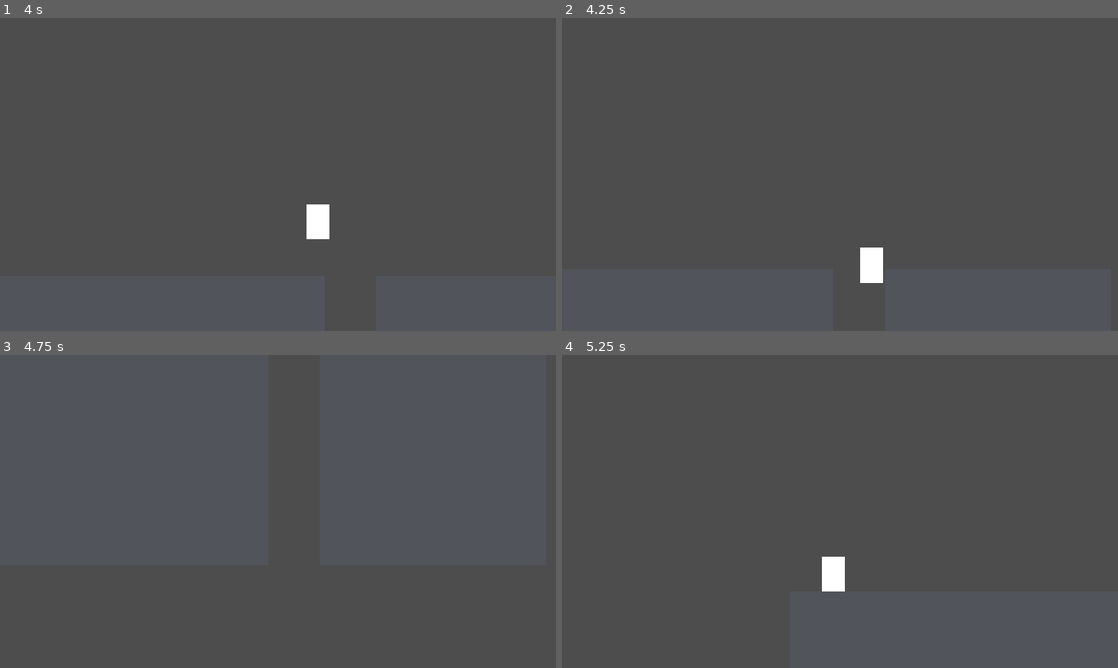
Above: before the commit, frames 1-4 (two rows, left to right).
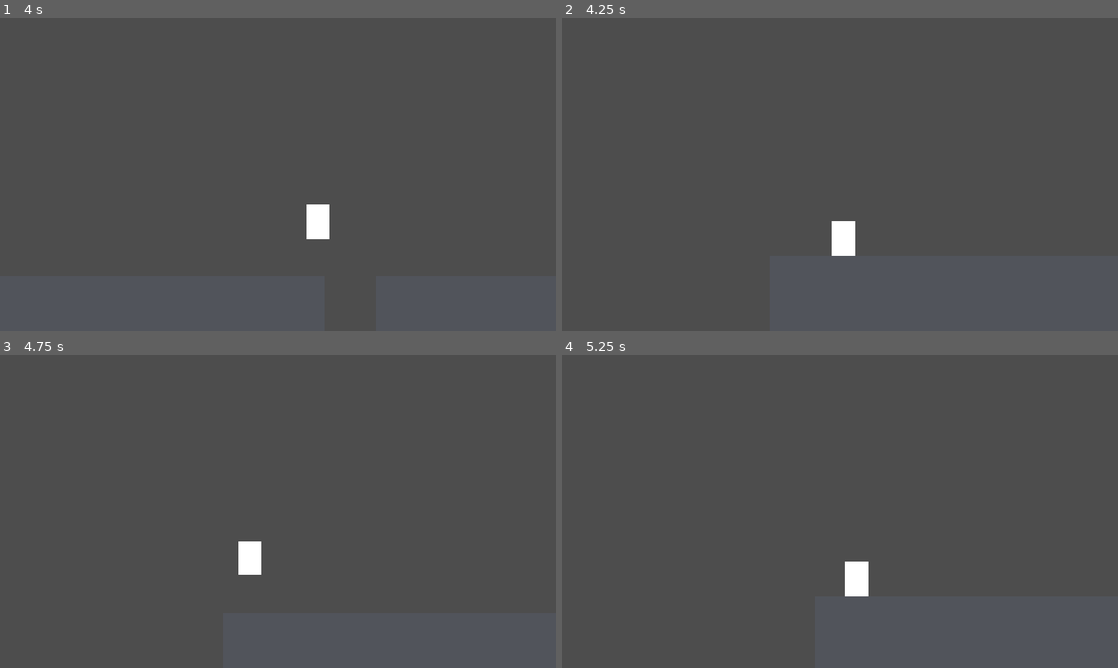
Above: after the commit, the same moments.

Repository: SirEdwards88/sir-edwards-2-the-great-escape
Game: Godot game, scene res://scenes/levels/scale_test_120.tscn
Two runs of this game, one before a commit and one after it. Both use one fixed random seed, a clock stepped at 60 frames per second and the inputs below. This scene is started directly instead of the project's main scene.
Inputs:
- Up to frame 1 (4 s): tap Enter at 0.5 s; hold D (move_right) 0.53-2.03 s; tap Space (jump) at 0.77, 1.52, 3.02, 3.77 s; hold A (move_left) 2.03-2.78 s; hold D (move_right) from 2.78 s (still down)
- Up to frame 2 (4.25 s): keep holding D (move_right); tap R (restart, bound only after the commit) at 4.15 s
- Up to frame 3 (4.75 s): release D (move_right) at 4.28 s; hold A (move_left) from 4.28 s (still down); tap Space (jump) at 4.52 s
- Up to frame 4 (5.25 s): release A (move_left) at 5.03 s; hold D (move_right) from 5.03 s (still down)

Frame 1 is identical in both runs. In frame 2, 0.9% of the frame differs, in the area x 48-58%, y 64-85%; in frame 3, 0.4%; in frame 4, 0.9%.

Commit message:
Añadir acción restart y reinicio manual en las escenas de prueba
Co-Authored-By: Claude Sonnet 5.5 <noreply@anthropic.com>
Claude-Session: https://claude.ai/code/session_01CAmZ1RTfgKrWaHFAHL2Hhi

Diff:
--- a/project.godot
+++ b/project.godot
@@ -60,6 +60,11 @@
 , Object(InputEventKey,"resource_local_to_scene":false,"resource_name":"","device":-1,"window_id":0,"alt_pressed":false …(186 unchanged characters)…
 ]
 }
+restart={
+"deadzone": 0.2,
+"events": [Object(InputEventKey,"resource_local_to_scene":false,"resource_name":"","device":-1,"window_id":0,"alt_pressed":false,"shift_pressed":false,"ctrl_pressed":false,"meta_pressed":false,"pressed":false,"keycode":0,"physical_keycode":82,"key_label":0,"unicode":114,"location":0,"echo":false,"script":null)
+]
+}
 
 [physics]
 
--- a/scenes/levels/scale_test_120.tscn
+++ b/scenes/levels/scale_test_120.tscn
@@ -1,8 +1,9 @@
-[gd_scene load_steps=14 format=3]
+[gd_scene load_steps=15 format=3]
 
 [ext_resource type="Script" uid="uid://cxtju2u0rcpj3" path="res://scripts/player.gd" id="1_player"]
 [ext_resource type="Resource" path="res://data/tuning/player_tuning_120.tres" id="2_tuning"]
 [ext_resource type="Script" path="res://scripts/kill_zone.gd" id="3_kill"]
+[ext_resource type="Script" path="res://scripts/restart_on_input.gd" id="4_restart"]
 
 [sub_resource type="CapsuleShape2D" id="Capsule_player"]
 radius = 40.0
@@ -36,6 +37,7 @@
 size = Vector2(9600.0, 240.0)
 
 [node name="ScaleTest120" type="Node2D"]
+script = ExtResource("4_restart")
 
 [node name="Player" type="CharacterBody2D" parent="."]
 position = Vector2(240.0, -64.0)
--- a/scenes/levels/scale_test_180.tscn
+++ b/scenes/levels/scale_test_180.tscn
@@ -1,8 +1,9 @@
-[gd_scene load_steps=14 format=3]
+[gd_scene load_steps=15 format=3]
 
 [ext_resource type="Script" uid="uid://cxtju2u0rcpj3" path="res://scripts/player.gd" id="1_player"]
 [ext_resource type="Resource" path="res://data/tuning/player_tuning_180.tres" id="2_tuning"]
 [ext_resource type="Script" path="res://scripts/kill_zone.gd" id="3_kill"]
+[ext_resource type="Script" path="res://scripts/restart_on_input.gd" id="4_restart"]
 
 [sub_resource type="CapsuleShape2D" id="Capsule_player"]
 radius = 60.0
@@ -36,6 +37,7 @@
 size = Vector2(14400.0, 360.0)
 
 [node name="ScaleTest180" type="Node2D"]
+script = ExtResource("4_restart")
 
 [node name="Player" type="CharacterBody2D" parent="."]
 position = Vector2(360.0, -94.0)
--- a/scenes/levels/scale_test_240.tscn
+++ b/scenes/levels/scale_test_240.tscn
@@ -1,8 +1,9 @@
-[gd_scene load_steps=14 format=3]
+[gd_scene load_steps=15 format=3]
 
 [ext_resource type="Script" uid="uid://cxtju2u0rcpj3" path="res://scripts/player.gd" id="1_player"]
 [ext_resource type="Resource" path="res://data/tuning/player_tuning_240.tres" id="2_tuning"]
 [ext_resource type="Script" path="res://scripts/kill_zone.gd" id="3_kill"]
+[ext_resource type="Script" path="res://scripts/restart_on_input.gd" id="4_restart"]
 
 [sub_resource type="CapsuleShape2D" id="Capsule_player"]
 radius = 80.0
@@ -36,6 +37,7 @@
 size = Vector2(19200.0, 480.0)
 
 [node name="ScaleTest240" type="Node2D"]
+script = ExtResource("4_restart")
 
 [node name="Player" type="CharacterBody2D" parent="."]
 position = Vector2(480.0, -124.0)
--- /dev/null
+++ b/scripts/restart_on_input.gd
@@ -0,0 +1,7 @@
+extends Node2D
+## Reinicio rápido de las escenas de prueba: la acción «restart» recarga la escena.
+## Provisional: sin puntos de control ni gestión de niveles.
+
+func _physics_process(_delta: float) -> void:
+	if Input.is_action_just_pressed("restart"):
+		get_tree().reload_current_scene()
Not shown, added: docs/fase-movimiento-camara.md
